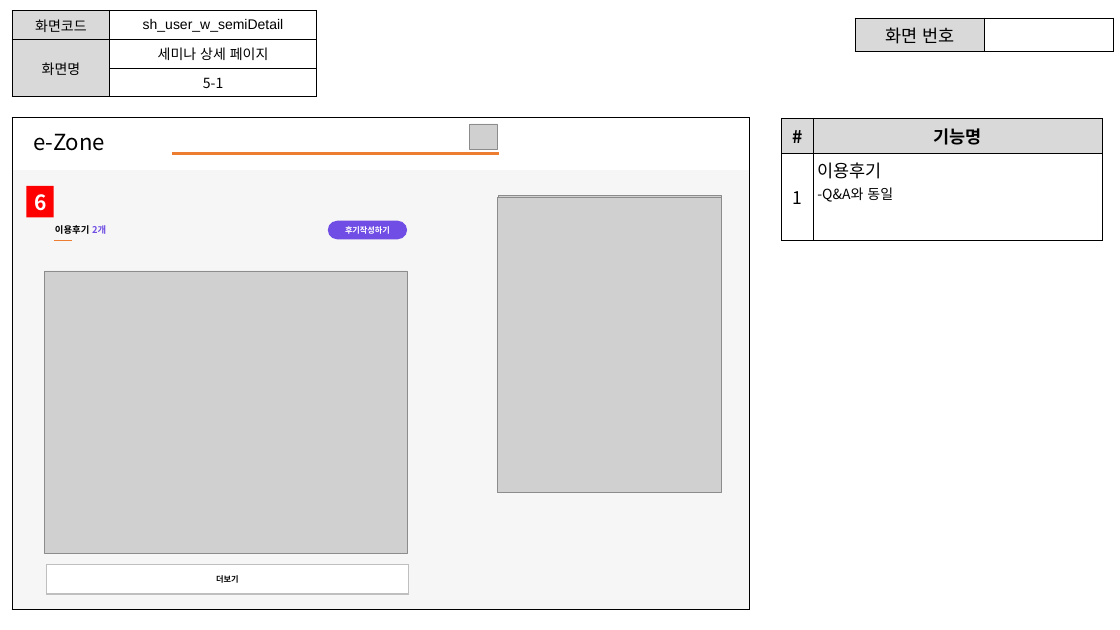
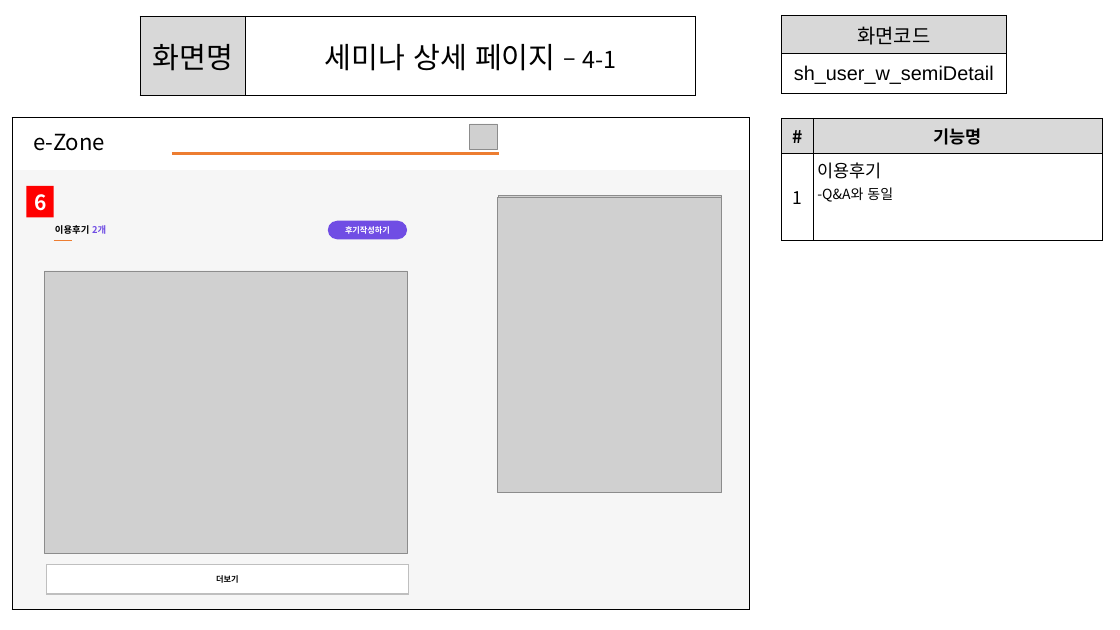
Before and after one commit to ezenteam2/e-Zone, a slide deck: slide 7 of 0 발표용 파워포인트/project05 - 파워포인트 종합 - 서희.pptx. Drawn at 1120x630 pixels with LibreOffice and Linux fonts; fonts in the diff are those of the drawing; grey boxes stand for pictures; background and template pictures are left out. Boxes give left, top, right and bottom in pixels: in the first picture for what was removed or moved away, otherwise in the second. Text is boxed around its words. In the diff, an @@ line names an element or a change of style, - is before the commit and + after.

```diff
--- a/0 발표용 파워포인트/project05 - 파워포인트 종합 - 서희.pptx
+++ b/0 발표용 파워포인트/project05 - 파워포인트 종합 - 서희.pptx
@@ table at <box>140,17,696,96</box> @@
-row 1: 화면코드 | sh_user_w_semiDetail
-row 2: 화면명 | 세미나 상세 페이지
-row 3:  | 5-1
+row 1: 화면명 | 세미나 상세 페이지 – 4-1
@@ table: place and size @@
-table at <box>12,11,316,92</box>
+table at <box>140,17,696,96</box>
@@ table added at <box>782,15,1007,93</box>, 2 rows, 1 columns @@
+화면코드
+sh_user_w_semiDetail
@@ table removed at <box>855,18,1114,48</box>, 1 rows, 2 columns @@
-화면 번호 | 
```
Also in this commit, not shown: 29 other slides changed, 1 other file.
